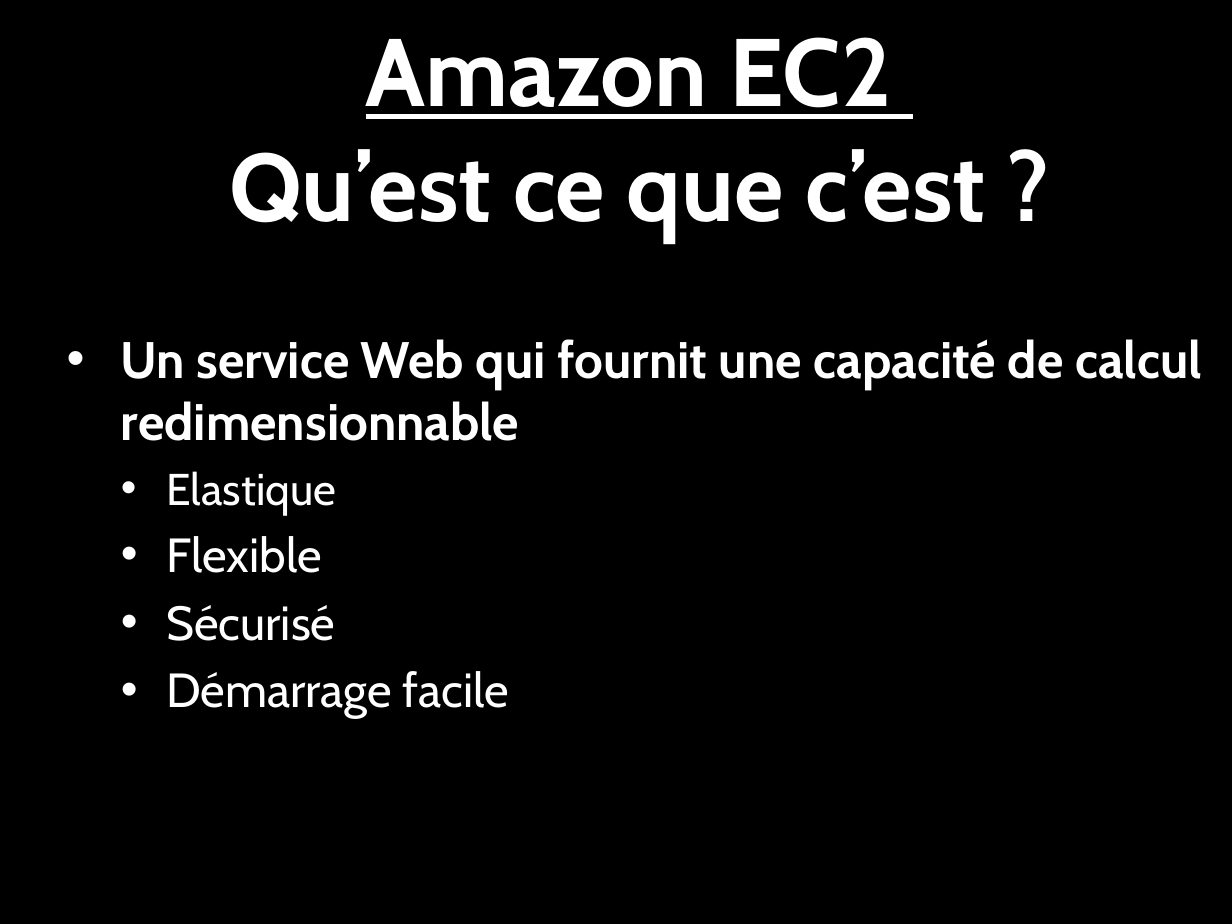
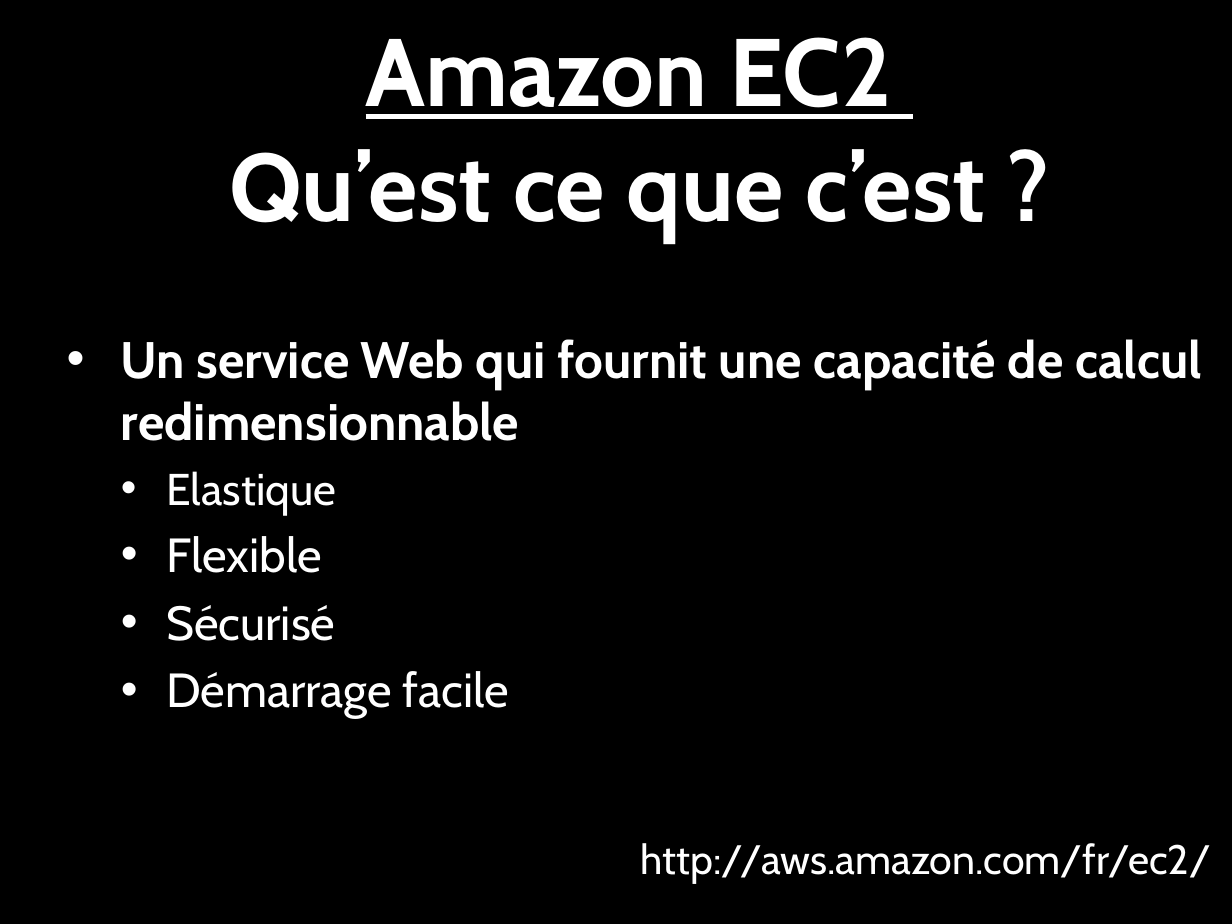
Before and after one commit to romfret/TLC, a slide deck: slide 9 of AWS - Media Hosting.pptx. Drawn at 1232x924 pixels with LibreOffice and Linux fonts; fonts in the diff are those of the drawing; background and template pictures are left out. Boxes give left, top, right and bottom in pixels: in the first picture for what was removed or moved away, otherwise in the second. Text is boxed around its words. In the diff, an @@ line names an element or a change of style, - is before the commit and + after.

```diff
--- a/AWS - Media Hosting.pptx
+++ b/AWS - Media Hosting.pptx
@@ text at (x1=641, y1=843, x2=1212, y2=884): paragraph added @@
+http://aws.amazon.com/fr/ec2/
```
Also in this commit, not shown: 2 other slides changed.
